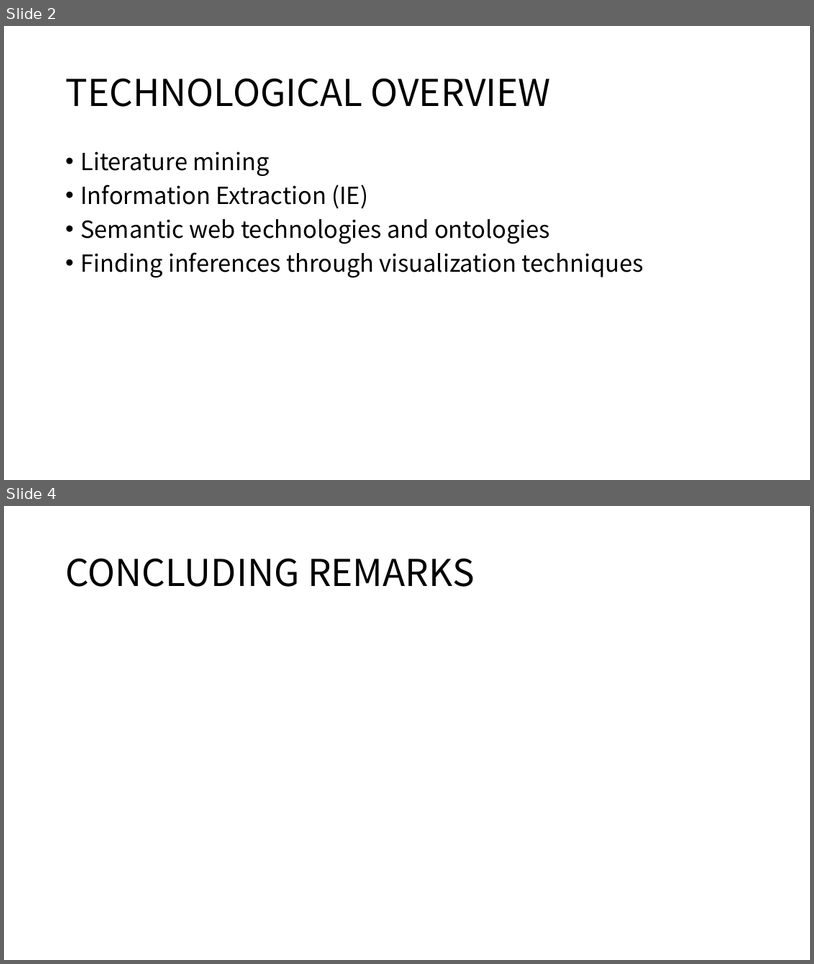
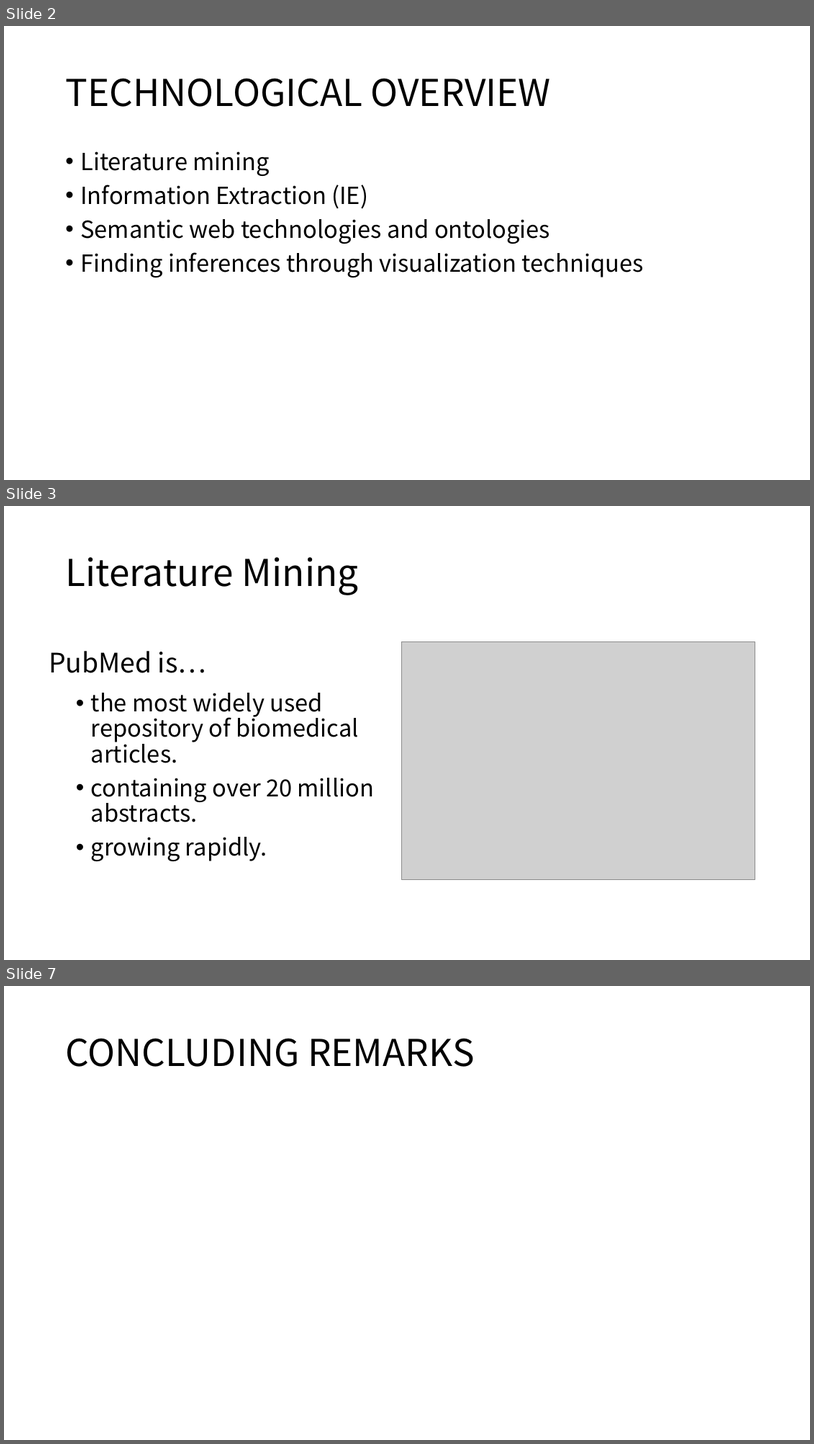
Before and after one commit to moklise/TIL, a slide deck: Review/[3] Literature mining, ontologies and information visualization for drug repurposing/Literature mining, ontologies and information visualization for.pptx. Shown one above the other, each under a label of ours: slides 2 and 4 before the commit, slides 2, 3 and 7 after it; the slides between them are not shown. The pictures are 814x964 and 814x1444 pixels, drawn with LibreOffice and Linux fonts; fonts in the diff are those of the drawing; grey boxes stand for pictures. Boxes give left, top, right and bottom in pixels: in the first picture for what was removed or moved away, otherwise in the second. Text is boxed around its words. In the diff, an @@ line names an element or a change of style, - is before the commit and + after.

Commit message:
[Publication Review] Literature Mining

```diff
--- a/Review/[3] Literature mining, ontologies and information visualization for drug repurposing/Literature mining, ontologies and information visualization for.pptx
+++ b/Review/[3] Literature mining, ontologies and information visualization for drug repurposing/Literature mining, ontologies and information visualization for.pptx
@@ slide 3 added at box(4, 506, 810, 960), background #FFFFFF @@
@@ title added at box(65, 557, 358, 595), 44 pt, text #000000 @@
+Literature Mining
@@ text added at box(49, 651, 206, 673), 32 pt, text #000000 @@
+PubMed is…
@@ picture added at box(401, 641, 755, 879) @@
@@ text added at box(91, 692, 374, 861), 28 pt, text #000000 @@
+• the most widely used repository of biomedical articles.
+• containing over 20 million abstracts.
+• growing rapidly.
@@ what was slide 4 is now slide 7 @@
```
Also in this commit, not shown: 4 other slides added, 1 slide removed, 1 other file.
